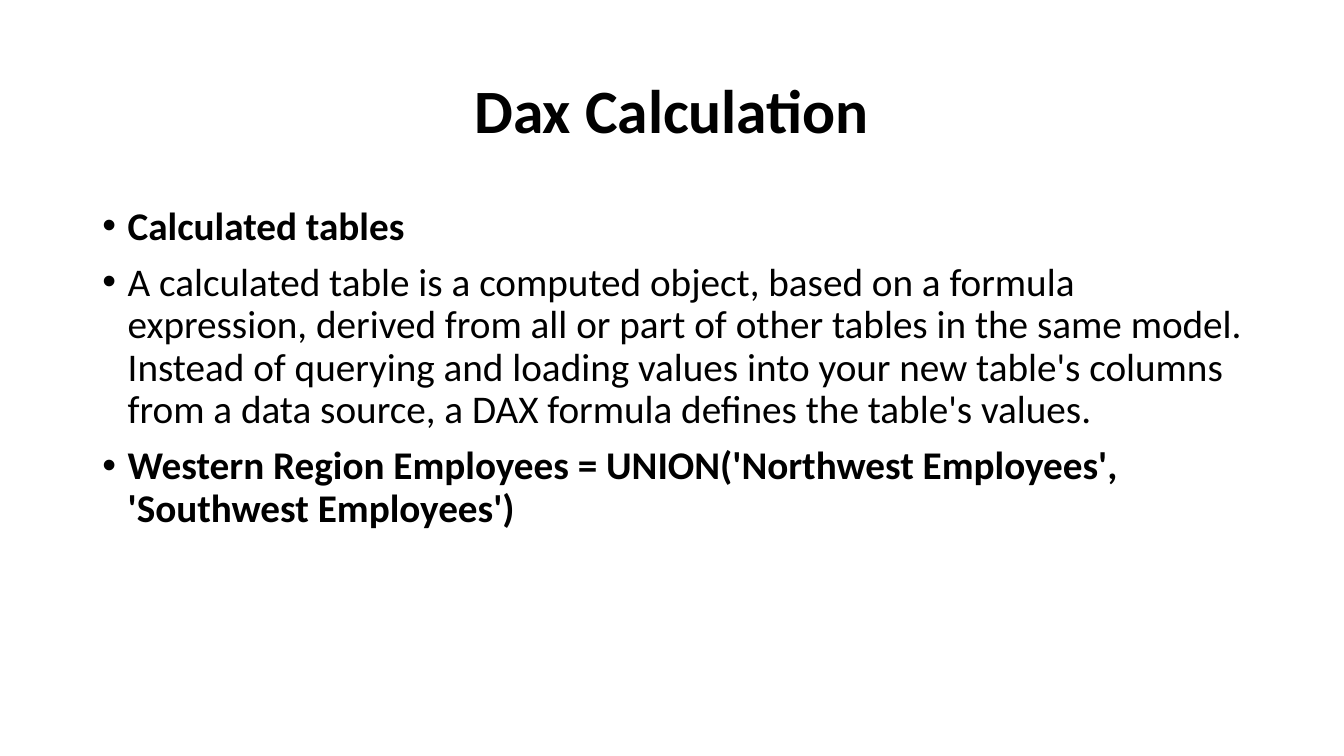
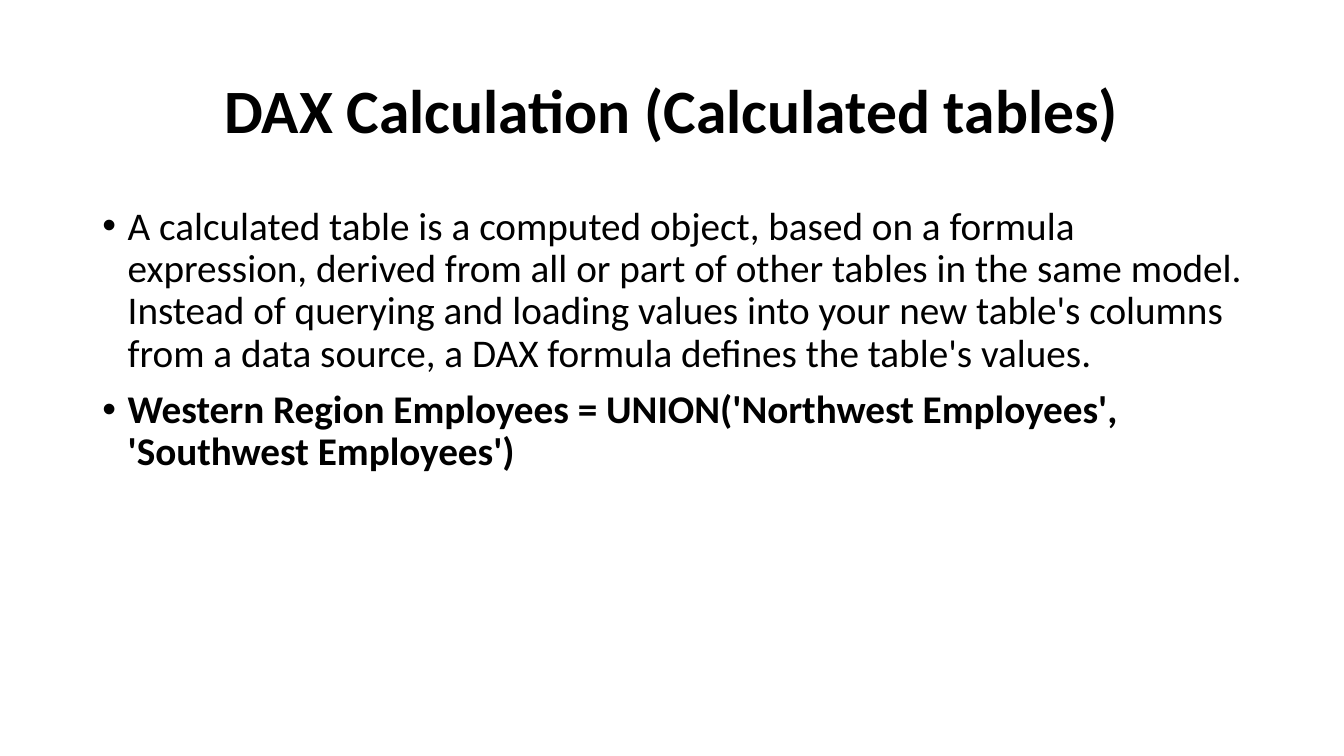
Before and after one commit to kimteespk/DADS5001-Data-Analytics-and-Data-Science-Tools-and-Programming, a slide deck: slide 5 of 13-Power-BI-Dax/DSTools-Power-BI-Dax.pptx. Drawn at 1344x756 pixels with LibreOffice and Linux fonts; fonts in the diff are those of the drawing. Boxes give left, top, right and bottom in pixels: in the first picture for what was removed or moved away, otherwise in the second. Text is boxed around its words. In the diff, an @@ line names an element or a change of style, - is before the commit and + after.

```diff
--- a/13-Power-BI-Dax/DSTools-Power-BI-Dax.pptx
+++ b/13-Power-BI-Dax/DSTools-Power-BI-Dax.pptx
@@ title at (224, 87, 1118, 142): text changed @@
-Dax Calculation
+DAX Calculation (Calculated tables)
@@ text at (128, 212, 404, 241): paragraph removed @@
-• Calculated tables
```
Also in this commit, not shown: 9 other slides changed, 1 slide added.
